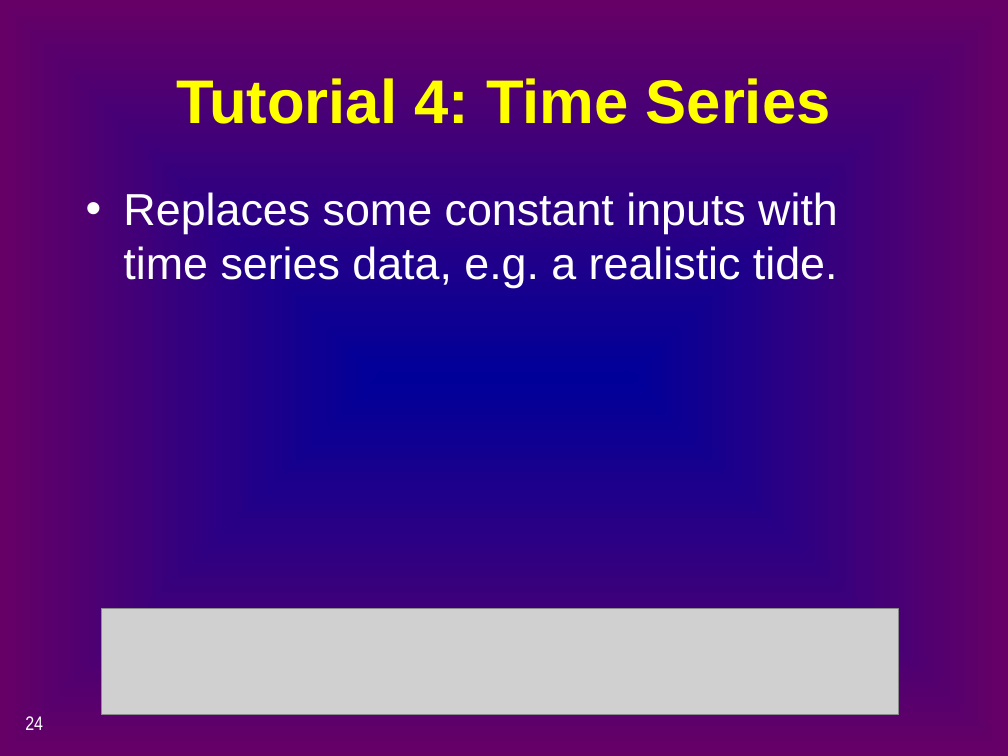
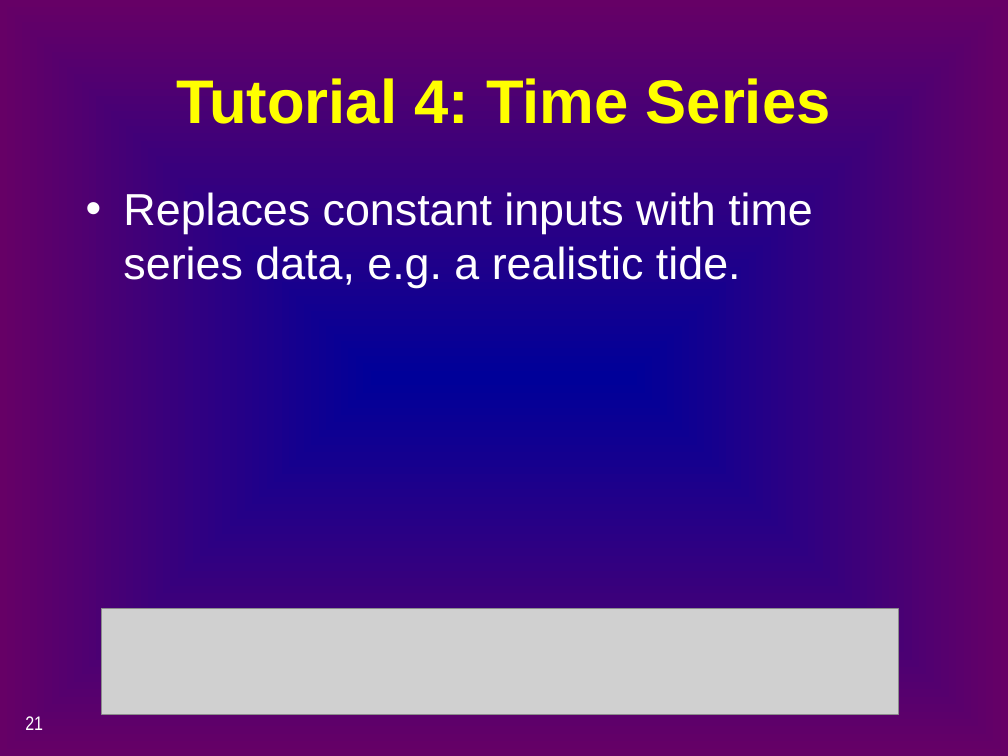
Before and after one commit to CADWRDeltaModeling/dsm2, a slide deck: slide 21 of dsm2/presentations/p4_simulation_data.pptx (slide 24 before the commit). Drawn at 1008x756 pixels with LibreOffice and Linux fonts; fonts in the diff are those of the drawing; grey boxes stand for pictures. Boxes give left, top, right and bottom in pixels: in the first picture for what was removed or moved away, otherwise in the second. Text is boxed around its words. In the diff, an @@ line names an element or a change of style, - is before the commit and + after.

```diff
--- a/dsm2/presentations/p4_simulation_data.pptx
+++ b/dsm2/presentations/p4_simulation_data.pptx
@@ text at (123,192,813,288): text changed @@
-• Replaces some constant inputs with time series data, e.g. a realistic tide.
+• Replaces constant inputs with time series data, e.g. a realistic tide.
@@ page number at (25,716,43,730): text changed @@
-24
+21
```
Also in this commit, not shown: 9 other slides changed, 3 slides added, 6 slides removed.
